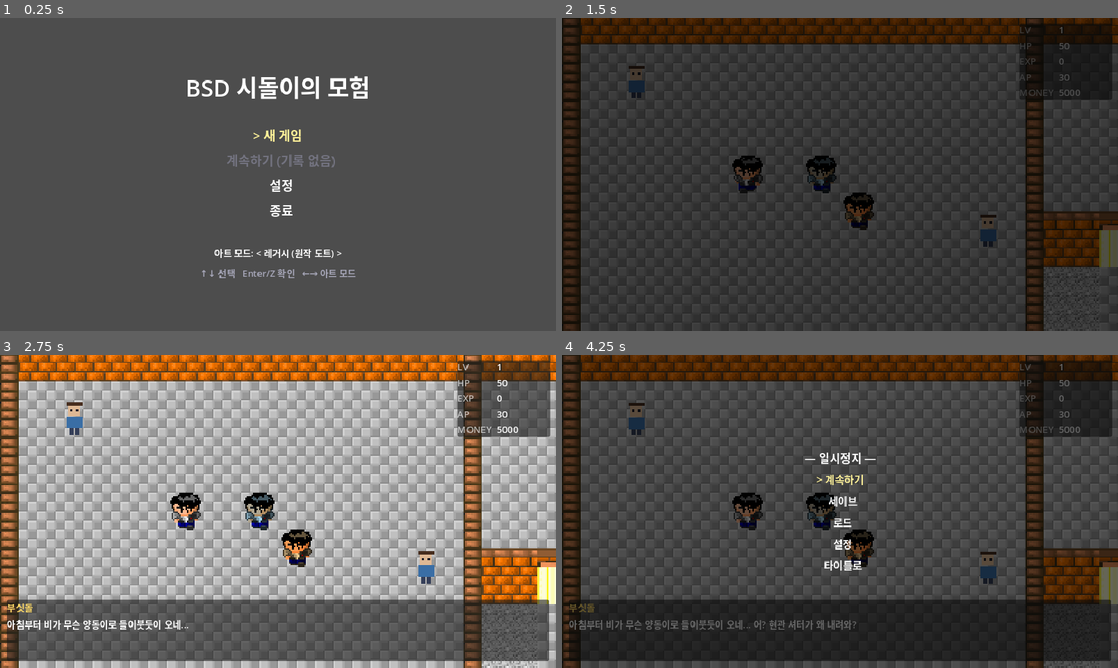
Above: before the commit, frames 1-4 (two rows, left to right).
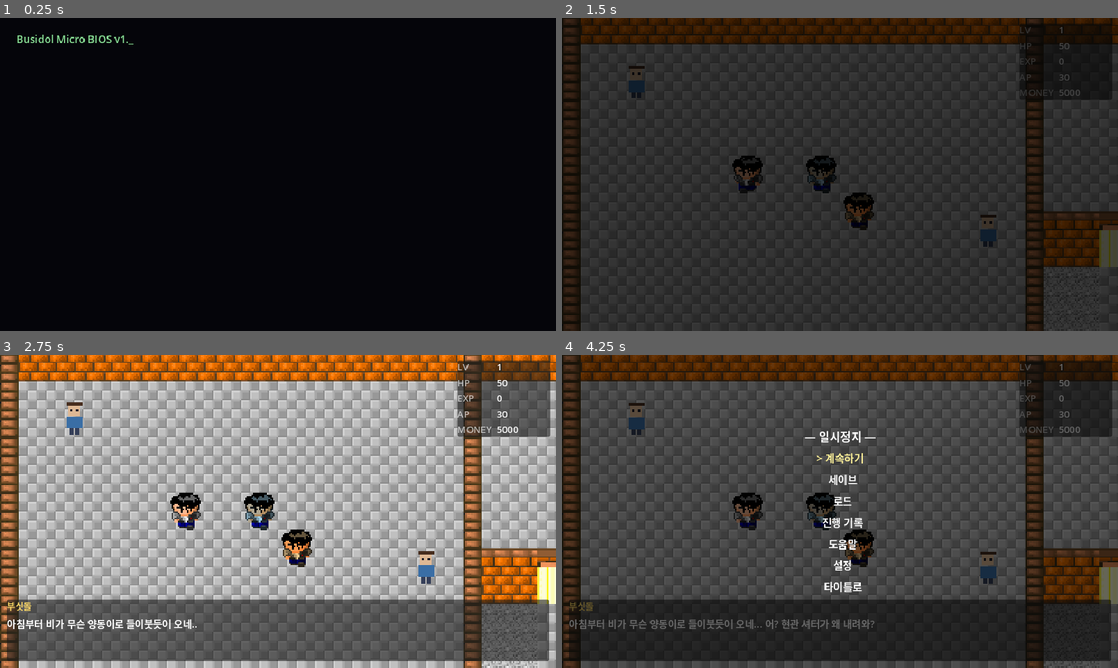
Above: after the commit, the same moments.

Repository: omempty/busidol
Game: Godot game, scene res://scenes/boot_intro.tscn
The game is run twice, just before and just after one commit, with the same random seed, the same clock (stepped at 60 frames per second) and the same inputs. Before the commit the project starts from res://scenes/main.tscn.
Inputs:
- Up to frame 1 (0.25 s): no input
- Up to frame 2 (1.5 s): tap Enter (menu) at 0.5 s; hold Right (move_right) 0.53-1.28 s; hold Space (interact) 0.53-1.28 s; hold Down (move_down) from 1.28 s (still down); tap Space (interact) at 1.35 s
- Up to frame 3 (2.75 s): release Down (move_down) at 2.03 s; hold Right (move_right) from 2.03 s (still down); hold Space (interact) from 2.03 s (still down); tap Z at 2.1 s
- Up to frame 4 (4.25 s): release Right (move_right) at 2.78 s; release Space (interact) at 2.78 s; hold Up (move_up) 2.78-3.53 s; tap Space (interact) at 2.85 s; tap Enter (menu) at 3.5 s; hold Left (move_left) from 3.53 s (still down); hold Space (interact) from 3.53 s (still down); tap Escape (cancel) at 4.15 s

The runs differ from the first frame. In frame 1, 100% of the frame differs, in the area x 0-100%, y 0-100%; in frame 2, less than 0.1%; in frame 3, 0.7%; in frame 4, 2.1%.

Commit message:
feat: P9 잔여 — DOS 부팅 인트로, 조작 도움말, 진행 기록(Q3), 본문 글자 크기(Q9)

Diff:
--- /dev/null
+++ b/remakes/sidol_godot/data/quests_v2.json
@@ -0,0 +1,20 @@
+{
+  "schema_version": 1,
+  "_comment": "진행 기록(Q3) 마일스톤 — id는 데이터에서 실사용 중인 플래그만 수록. zone 명칭은 마스터 시나리오 §3 구역 제목 준용.",
+  "quests": [
+    { "id": "Q_F1_START", "zone": "F1 기(起) 폭우의 교사", "name": "닫힌 문과 불씨" },
+    { "id": "q_f1_prolog_done", "zone": "F1 기(起) 폭우의 교사", "name": "프롤로그 — 방과 후의 발견" },
+    { "id": "Q_F1_BLAST", "zone": "F1 기(起) 폭우의 교사", "name": "부싯돌 조각" },
+    { "id": "Q_F2_HP", "zone": "F2 승(承-1) 전산과의 요람", "name": "HP실과 개발자들의 낭만" },
+    { "id": "Q_F2_POSTER", "zone": "F2 승(承-1) 전산과의 요람", "name": "포스터 뒤의 흔적" },
+    { "id": "Q_F3_PALIN", "zone": "F3 승(承-2) 화학공학과", "name": "팔린의 의뢰" },
+    { "id": "q_f3_cure_done", "zone": "F3 승(承-2) 화학공학과", "name": "해독제 합성" },
+    { "id": "Q_F0_DISK", "zone": "지하 간(間) 잊혀진 서고", "name": "바이러스 디스켓의 기원" },
+    { "id": "q_f4_battery", "zone": "F4 전(轉) 전자공학과", "name": "10,000V 회로 수리" },
+    { "id": "Q_F4_SACRIFICE", "zone": "F4 전(轉) 전자공학과", "name": "숭고한 희생" },
+    { "id": "Q_F5_BOSS_CURE", "zone": "F5 결(結) 중앙통제실", "name": "30년의 침묵" },
+    { "id": "q_f5_ai_battle_won", "zone": "F5 결(結) 중앙통제실", "name": "각성, 그리고 붕괴" },
+    { "id": "Q_QUIZ_ALL", "zone": "후일담", "name": "부싯돌 퀴즈 올클리어" },
+    { "id": "q_ending_done", "zone": "엔딩", "name": "그리고 다음 부싯돌로" }
+  ]
+}
--- a/remakes/sidol_godot/project.godot
+++ b/remakes/sidol_godot/project.godot
@@ -6,7 +6,7 @@
 [application]
 
 config/name="BSD Sidol Remake"
-run/main_scene="res://scenes/main.tscn"
+run/main_scene="res://scenes/boot_intro.tscn"
 config/features=PackedStringArray("4.3")
 
 [autoload]
--- /dev/null
+++ b/remakes/sidol_godot/scenes/boot_intro.gd
@@ -0,0 +1,73 @@
+extends Node
+## 도스 부팅 인트로 — 원작 수행 감성 연출. 아무 키로 스킵, 종료 시 타이틀 전환.
+## roadmap Phase 9 "부팅 연출(SYS_BUILDER 부팅화면 가짜 스크립트)".
+
+const TITLE_SCENE := "res://scenes/main.tscn"
+const LINES: Array[String] = [
+	"Busidol Micro BIOS v1.95",
+	"Memory Test : 640K OK",
+	"",
+	"C:\\> cd BUSIDOL\\SIDOL",
+	"C:\\BUSIDOL\\SIDOL> RUN.BAT",
+	"",
+	"loading . . .",
+]
+const CHAR_TIME := 0.03     # 글자 1개 타이핑 간격(초)
+const LINE_TIME := 0.22     # 줄바꿈 후 대기
+const HOLD_AFTER := 1.1     # 전문 출력 후 자동 전환 대기
+
+var _label: Label
+var _full := ""
+var _budget := 0.0          # 누적 타이핑 예산(초→글자 환산)
+var _line_wait := 0.0
+var _hold := 0.0
+
+
+func _ready() -> void:
+	var bg := ColorRect.new()
+	bg.color = Color(0.02, 0.02, 0.04)
+	bg.set_anchors_preset(Control.PRESET_FULL_RECT)
+	add_child(bg)
+
+	_label = Label.new()
+	_label.position = Vector2(28, 24)
+	_label.add_theme_font_size_override("font_size", 18)
+	_label.add_theme_color_override("font_color", Color(0.55, 0.9, 0.6))
+	add_child(_label)
+
+	for i in range(LINES.size()):
+		_full += LINES[i]
+		if i < LINES.size() - 1:
+			_full += "\n"
+
+
+func _process(delta: float) -> void:
+	var total := _full.length()
+	var shown := _label.text.length()
+	if shown < total:
+		if _line_wait > 0.0:
+			_line_wait -= delta
+			return
+		_budget += delta / CHAR_TIME
+		var take := mini(int(_budget), total - shown)
+		_budget -= float(take)
+		var next_text := _full.substr(0, shown + take)
+		if next_text.ends_with("\n"):
+			_line_wait = LINE_TIME
+		_label.text = next_text + "_"
+	elif shown >= total:
+		_label.text = _full + "_"
+		_hold += delta
+		if _hold >= HOLD_AFTER:
+			_go_title()
+
+
+func _unhandled_input(event: InputEvent) -> void:
+	if event.is_action_pressed(&"interact") or event.is_action_pressed(&"cancel") \
+			or event.is_action_pressed(&"ui_accept"):
+		_go_title()
+
+
+func _go_title() -> void:
+	set_process(false)
+	get_tree().change_scene_to_file(TITLE_SCENE)
--- /dev/null
+++ b/remakes/sidol_godot/scenes/boot_intro.tscn
@@ -0,0 +1,6 @@
+[gd_scene load_steps=2 format=3]
+
+[ext_resource type="Script" path="res://scenes/boot_intro.gd" id="1_boot"]
+
+[node name="BootIntro" type="Node"]
+script = ExtResource("1_boot")
--- a/remakes/sidol_godot/src/autoload/settings_manager.gd
+++ b/remakes/sidol_godot/src/autoload/settings_manager.gd
@@ -5,14 +5,26 @@
 enum EffectSpeed { NORMAL, FAST, SKIP }
 ## 아트 모드 — LEGACY: 원작 도트 세트(_original) / REMAKE: 신규 생성 세트(_remake)
 enum ArtMode { LEGACY, REMAKE }
+## 본문 글자 크기(Q9 접근성) — DialogueBox 등 텍스트 UI 스케일
+enum TextSize { SMALL, MEDIUM, LARGE }
 
 const SETTINGS_PATH := "user://settings.json"
 const BUSES: Array[StringName] = [&"Master", &"BGM", &"SFX", &"Voice"]
 const DEFAULT_VOLUME := 0.8
+const TEXT_SCALE := {
+	TextSize.SMALL: 0.85,
+	TextSize.MEDIUM: 1.0,
+	TextSize.LARGE: 1.25,
+}
 
 var effect_speed: EffectSpeed = EffectSpeed.NORMAL
 var art_mode: ArtMode = ArtMode.LEGACY
+var text_size: TextSize = TextSize.MEDIUM
 var volumes := {}   # StringName -> float
+
+
+func get_text_scale() -> float:
+	return float(TEXT_SCALE.get(text_size, 1.0))
 
 
 func _ready() -> void:
@@ -52,6 +64,9 @@
 	var art_v: Variant = clampi(int(data.get("art_mode", int(art_mode))),
 			0, int(ArtMode.REMAKE))
 	art_mode = art_v
+	var ts_v: Variant = clampi(int(data.get("text_size", int(text_size))),
+			0, int(TextSize.LARGE))
+	text_size = ts_v
 	_apply_all()
 
 
@@ -62,6 +77,7 @@
 		data["vol_" + String(bus)] = get_volume(bus)
 	data["effect_speed"] = int(effect_speed)
 	data["art_mode"] = int(art_mode)
+	data["text_size"] = int(text_size)
 	var fh := FileAccess.open(SETTINGS_PATH, FileAccess.WRITE)
 	if fh == null:
 		push_error("settings.json 저장 실패: %s" % FileAccess.get_open_error())
--- a/remakes/sidol_godot/src/ui/dialogue_box.gd
+++ b/remakes/sidol_godot/src/ui/dialogue_box.gd
@@ -36,7 +36,6 @@
 	_panel.set_anchors_preset(Control.PRESET_BOTTOM_WIDE)
 	_panel.offset_left = 12
 	_panel.offset_right = -12
-	_panel.offset_top = -118
 	_panel.offset_bottom = -12
 	add_child(_panel)
 
@@ -47,8 +46,18 @@
 	vbox.add_child(_name_label)
 	_body_label = Label.new()
 	_body_label.autowrap_mode = TextServer.AUTOWRAP_WORD_SMART
-	_body_label.custom_minimum_size = Vector2(0, 72)
 	vbox.add_child(_body_label)
+
+	_apply_text_scale()
+
+
+## Q9 접근성 — 본문 글자 크기 설정을 이름/본문/패널 높이에 반영.
+func _apply_text_scale() -> void:
+	var s := SettingsManager.get_text_scale()
+	_panel.offset_top = -118 * s
+	_body_label.custom_minimum_size = Vector2(0, 72 * s)
+	_body_label.add_theme_font_size_override("font_size", int(17 * s))
+	_name_label.add_theme_font_size_override("font_size", int(15 * s))
 
 
 func start(p_seq_id: StringName, p_steps: Array) -> void:
--- /dev/null
+++ b/remakes/sidol_godot/src/ui/help_panel.gd
@@ -0,0 +1,56 @@
+class_name HelpPanel
+extends Control
+## 조작 도움말 — InputMap 액션 기준(하드코딩 아님, input_bootstrap ACTIONS 참조).
+## 타이틀과 일시정지 메뉴 공용. Esc로 닫는다.
+
+signal closed
+
+const ROWS := [
+	["이동", "방향키 / WASD"],
+	["조사 · 대화 · 확인", "Space / Z"],
+	["취소 · 일시정지", "Esc"],
+	["미니맵 토글", "M"],
+	["세이브", "층 이동 · 전투 승리 시 자동 기록 (일시정지에서 수동 가능)"],
+]
+
+
+func _ready() -> void:
+	set_anchors_preset(Control.PRESET_FULL_RECT)
+	visible = false
+	_build()
+
+
+func _build() -> void:
+	var dim := ColorRect.new()
+	dim.color = Color(0, 0, 0, 0.72)
+	dim.set_anchors_preset(Control.PRESET_FULL_RECT)
+	add_child(dim)
+
+	var vbox := VBoxContainer.new()
+	vbox.set_anchors_preset(Control.PRESET_FULL_RECT)
+	vbox.alignment = BoxContainer.ALIGNMENT_CENTER
+	vbox.add_theme_constant_override("separation", 10)
+	add_child(vbox)
+
+	for row: Array in ROWS:
+		var line := Label.new()
+		line.text = "%s   %s" % [row[1], row[0]]
+		line.horizontal_alignment = HORIZONTAL_ALIGNMENT_CENTER
+		line.size_flags_horizontal = Control.SIZE_SHRINK_CENTER
+		line.add_theme_font_size_override("font_size", 17)
+		vbox.add_child(line)
+
+	var hint := Label.new()
+	hint.text = "Esc — 닫기"
+	hint.add_theme_color_override("font_color", Color(0.65, 0.65, 0.72))
+	hint.horizontal_alignment = HORIZONTAL_ALIGNMENT_CENTER
+	hint.size_flags_horizontal = Control.SIZE_SHRINK_CENTER
+	vbox.add_child(hint)
+
+
+func _unhandled_input(event: InputEvent) -> void:
+	if not visible:
+		return
+	if event.is_action_pressed(&"cancel") or event.is_action_pressed(&"ui_accept"):
+		closed.emit()
+		get_viewport().set_input_as_handled()
--- a/remakes/sidol_godot/src/ui/pause_menu.gd
+++ b/remakes/sidol_godot/src/ui/pause_menu.gd
@@ -5,17 +5,20 @@
 
 const FIELD_SCENE := "res://scenes/field.tscn"
 const TITLE_SCENE := "res://scenes/main.tscn"
-const ROOT_ITEMS: Array[String] = ["계속하기", "세이브", "로드", "설정", "타이틀로"]
+const ROOT_ITEMS: Array[String] = [
+	"계속하기", "세이브", "로드", "진행 기록", "도움말", "설정", "타이틀로",
+]
 
-enum Screen { ROOT, SAVE, LOAD, SETTINGS }
+enum Screen { ROOT, SAVE, LOAD, LOG, HELP, SETTINGS }
 
 var _screen: Screen = Screen.ROOT
 var _index := 0
 var _root_box: VBoxContainer
 var _root_labels: Array[Label] = []
-var _panel: Control
 var _slot_list: SaveSlotList
 var _settings_panel: SettingsPanel
+var _help_panel: HelpPanel
+var _quest_log: QuestLogPanel
 
 
 func _ready() -> void:
@@ -29,6 +32,16 @@
 	_slot_list.slot_chosen.connect(_on_slot_chosen)
 	_slot_list.canceled.connect(func() -> void: _switch(Screen.ROOT))
 	add_child(_slot_list)
+
+	_quest_log = QuestLogPanel.new()
+	_quest_log.visible = false
+	_quest_log.closed.connect(func() -> void: _switch(Screen.ROOT))
+	add_child(_quest_log)
+
+	_help_panel = HelpPanel.new()
+	_help_panel.visible = false
+	_help_panel.closed.connect(func() -> void: _switch(Screen.ROOT))
+	add_child(_help_panel)
 
 	_settings_panel = SettingsPanel.new()
 	_settings_panel.visible = false
@@ -111,14 +124,21 @@
 			_slot_list.mode = SaveSlotList.Mode.LOAD
 			_switch(Screen.LOAD)
 		3:
+			_switch(Screen.LOG)
+		4:
+			_switch(Screen.HELP)
+		5:
 			_switch(Screen.SETTINGS)
-		4:
+		6:
 			_to_title()
 
 
 func _switch(to: Screen) -> void:
 	_screen = to
-	_slot_list.visible = to == Screen.SAVE or to == Screen.LOAD
+	var save_or_load := to == Screen.SAVE or to == Screen.LOAD
+	_slot_list.visible = save_or_load
+	_quest_log.visible = to == Screen.LOG
+	_help_panel.visible = to == Screen.HELP
 	_settings_panel.visible = to == Screen.SETTINGS
 	_root_box.visible = to == Screen.ROOT
 
--- /dev/null
+++ b/remakes/sidol_godot/src/ui/quest_log_panel.gd
@@ -0,0 +1,88 @@
+class_name QuestLogPanel
+extends Control
+## 진행 기록(Q3) — data/quests_v2.json 마일스톤을 플래그 달성 여부로 표시.
+## 일시정지 메뉴에서 연다. Esc로 닫는다.
+
+signal closed
+
+const QUESTS_PATH := "res://data/quests_v2.json"
+
+var _rows: Array[Label] = []
+
+
+func _ready() -> void:
+	set_anchors_preset(Control.PRESET_FULL_RECT)
+	visible = false
+	_build()
+
+
+func _build() -> void:
+	var dim := ColorRect.new()
+	dim.color = Color(0, 0, 0, 0.72)
+	dim.set_anchors_preset(Control.PRESET_FULL_RECT)
+	add_child(dim)
+
+	var vbox := VBoxContainer.new()
+	vbox.set_anchors_preset(Control.PRESET_FULL_RECT)
+	vbox.alignment = BoxContainer.ALIGNMENT_CENTER
+	vbox.add_theme_constant_override("separation", 6)
+	add_child(vbox)
+
+	var caption := Label.new()
+	caption.text = "— 진행 기록 —"
+	caption.add_theme_font_size_override("font_size", 20)
+	caption.horizontal_alignment = HORIZONTAL_ALIGNMENT_CENTER
+	caption.size_flags_horizontal = Control.SIZE_SHRINK_CENTER
+	vbox.add_child(caption)
+
+	var quests: Array = _load_quests()
+	for q: Dictionary in quests:
+		var row := Label.new()
+		row.horizontal_alignment = HORIZONTAL_ALIGNMENT_CENTER
+		row.size_flags_horizontal = Control.SIZE_SHRINK_CENTER
+		row.add_theme_font_size_override("font_size", 15)
+		vbox.add_child(row)
+		row.set_meta("flag_id", str(q["id"]))
+		row.set_meta("zone", str(q.get("zone", "")))
+		row.set_meta("name", str(q.get("name", "")))
+		_rows.append(row)
+
+	var hint := Label.new()
+	hint.text = "Esc — 닫기"
+	hint.add_theme_color_override("font_color", Color(0.65, 0.65, 0.72))
+	hint.horizontal_alignment = HORIZONTAL_ALIGNMENT_CENTER
+	hint.size_flags_horizontal = Control.SIZE_SHRINK_CENTER
+	vbox.add_child(hint)
+
+	visibility_changed.connect(func() -> void:
+		if visible:
+			_refresh())
+
+
+func _load_quests() -> Array:
+	if not FileAccess.file_exists(QUESTS_PATH):
+		push_warning("quests 데이터 없음: %s" % QUESTS_PATH)
+		return []
+	var raw: Variant = JSON.parse_string(FileAccess.get_file_as_string(QUESTS_PATH))
+	if typeof(raw) != TYPE_DICTIONARY:
+		push_warning("quests 파싱 실패")
+		return []
+	return raw.get("quests", [])
+
+
+func _refresh() -> void:
+	for row in _rows:
+		var done := GameState.has_flag(str(row.get_meta("flag_id")))
+		var mark := "✓" if done else "·"
+		row.text = "%s  %s — %s" % [mark,
+				str(row.get_meta("zone")), str(row.get_meta("name"))]
+		row.add_theme_color_override("font_color",
+				Color(1.0, 0.9, 0.5) if done else Color(0.55, 0.55, 0.62))
+
+
+func _unhandled_input(event: InputEvent) -> void:
+	if not visible:
+		return
+	if event.is_action_pressed(&"cancel"):
+		closed.emit()
+		get_viewport().set_input_as_handled()
--- a/remakes/sidol_godot/src/ui/settings_panel.gd
+++ b/remakes/sidol_godot/src/ui/settings_panel.gd
@@ -7,6 +7,7 @@
 
 const SPEED_LABELS := ["보통", "빠름", "스킵"]
 const ART_LABELS := ["레거시 (원작 도트)", "리메이크 (신규)"]
+const TEXT_LABELS := ["작음", "보통", "크게"]
 const VOLUME_STEP := 0.1
 
 var _rows: Array[Label] = []
@@ -25,7 +26,7 @@
 	vbox.set_anchors_preset(Control.PRESET_FULL_RECT)
 	vbox.alignment = BoxContainer.ALIGNMENT_CENTER
 	add_child(vbox)
-	for i in range(6):
+	for i in range(7):
 		var row := HBoxContainer.new()
 		row.alignment = BoxContainer.ALIGNMENT_CENTER
 		row.add_theme_constant_override("separation", 24)
@@ -81,6 +82,11 @@
 			var idx: int = values.find(SettingsManager.art_mode)
 			var next_v: Variant = values[wrapi(idx + dir, 0, values.size())]
 			SettingsManager.art_mode = next_v
+		6:
+			var values: Array = SettingsManager.TextSize.values()
+			var idx: int = values.find(SettingsManager.text_size)
+			var next_v: Variant = values[wrapi(idx + dir, 0, values.size())]
+			SettingsManager.text_size = next_v
 	SettingsManager.save_settings()
 	_refresh()
 
@@ -92,6 +98,7 @@
 		_set_row(i, names[i], "%d%%" % roundi(SettingsManager.get_volume(bus) * 100))
 	_set_row(4, "연출 속도", SPEED_LABELS[int(SettingsManager.effect_speed)])
 	_set_row(5, "아트 모드", ART_LABELS[int(SettingsManager.art_mode)])
+	_set_row(6, "본문 글자 크기", TEXT_LABELS[int(SettingsManager.text_size)])
 
 
 func _set_row(i: int, text: String, value_text: String) -> void:
Not shown, added: remakes/sidol_godot/scenes/boot_intro.gd.uid
Not shown, added: remakes/sidol_godot/src/ui/help_panel.gd.uid
Not shown, added: remakes/sidol_godot/src/ui/quest_log_panel.gd.uid
